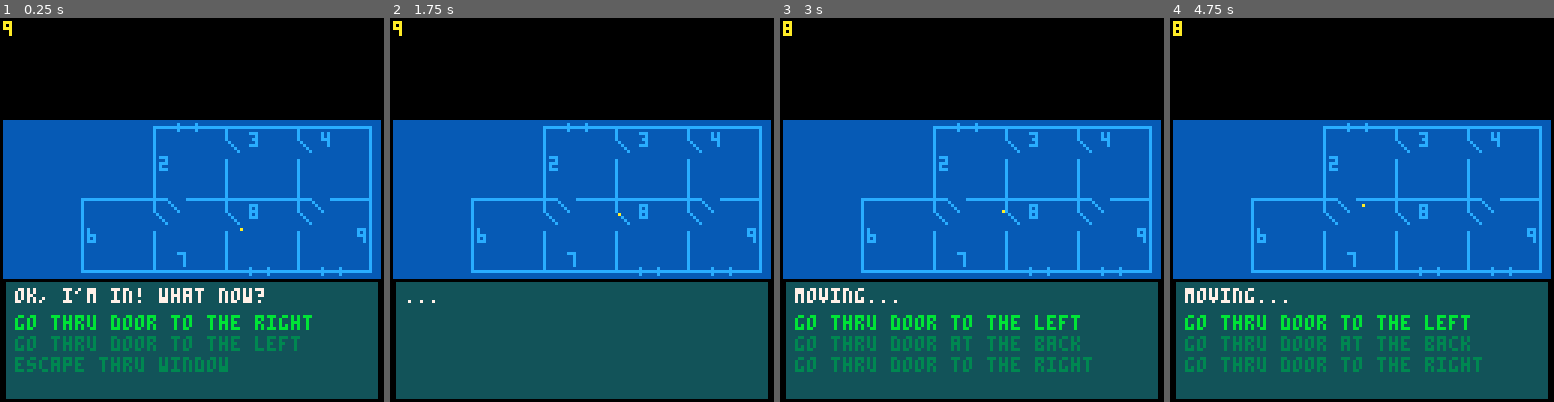
Above: before the commit, frames 1-4 (left to right).
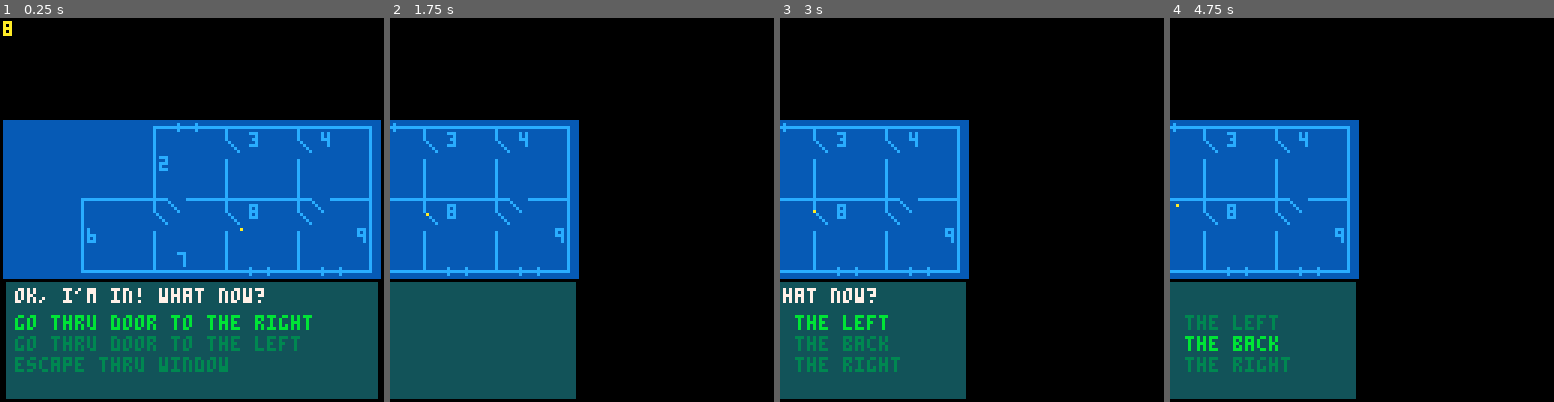
Above: after the commit, the same moments.

Repository: ironchestgames/pico-8-carts
Game: PICO-8 cartridge hackheist.p8
Two runs of this game, one before a commit and one after it. Both use one fixed random seed, a clock stepped at 60 frames per second and the inputs below.
Inputs:
- Up to frame 1 (0.25 s): no input
- Up to frame 2 (1.75 s): tap O (Z key) at 0.7, 1.7 s; hold Right from 1.6 s (still down)
- Up to frame 3 (3 s): release Right at 2.1 s; tap O (Z key) at 2.1, 2.5, 2.9 s; hold Up 2.15-2.42 s; hold Right from 2.47 s (still down)
- Up to frame 4 (4.75 s): release Right at 3.03 s; hold Left 3.08-3.58 s; tap O (Z key) every 0.4 s from 3.3 to 4.5 s; hold Down 3.63-3.97 s; hold Right 4.02-4.68 s; hold Up from 4.73 s (still down)

The runs differ from the first frame. In frame 1, less than 0.1% of the frame differs, in the area x 0-3%, y 3-5%; in frame 2, 39%; in frame 3, 42%; in frame 4, 42%, in the area x 0-100%, y 0-100%.

Commit message:
hackheist - prep for expanding w screens

Diff:
--- a/hackheist.p8
+++ b/hackheist.p8
@@ -115,8 +115,8 @@
 
  local _rooms={}
  for _i=0,9 do
-  _rooms[_i+1]={
-   id=_i+1,
+  _rooms[_i]={
+   id=_i,
    x=(_i%5)*24,
    y=flr(_i/5)*24,
    w=24,
@@ -134,7 +134,7 @@
  local _x=flrrnd(5)
  local _y=flrrnd(2)
 
- partner.room=1+_x+_y*5
+ partner.room=_x+_y*5
 
  local _dirs={-1,1}
  local _i=1
@@ -148,8 +148,8 @@
   end
 
   if _nextx < 5 and _nextx >= 0 and _nexty < 2 and _nexty >= 0 then
-   local _curroom=_rooms[1+_x+_y*5]
-   local _nextroom=_rooms[1+_nextx+_nexty*5]
+   local _curroom=_rooms[_x+_y*5]
+   local _nextroom=_rooms[_nextx+_nexty*5]
 
    if _nexty - _y == 1 then -- down
     _curroom.walls[4][1]={ typ='door', leadsto=_nextroom.id, relative='', xoff=4, yoff=24 }
@@ -205,19 +205,20 @@
   },
  }
 
- for _room in all(_rooms) do
-  for _i=1,4 do
-   local _wall=_room.walls[_i]
+ for _i=0,9 do
+  _room=_rooms[_i]
+  for _j=1,4 do
+   local _wall=_room.walls[_j]
    if not (_wall[1].typ == 'door' or _wall[2].typ == 'door') then
-    _wall[1]={ typ='camera', id=_room.id, xoff=_pos[_i].x, yoff=_pos[_i].y }
+    _wall[1]={ typ='camera', id=_room.id, xoff=_pos[_j].x, yoff=_pos[_j].y }
 
     -- add relative string to doors
-    for _j=1,4 do
-     local _otherwall=_room.walls[_j]
+    for _k=1,4 do
+     local _otherwall=_room.walls[_k]
      if _wall != _otherwall then
       for _item in all(_otherwall) do
        if _item.typ == 'door' then
-        _item.str=_camrelstrs[_i][_j]
+        _item.str=_camrelstrs[_j][_k]
        end
       end
      end
@@ -230,7 +231,8 @@
 
 
  -- add only rooms w doors
- for _room in all(_rooms) do
+ for _i=0,9 do
+  _room=_rooms[_i]
   local _hasdoor
   for _wall in all(_room.walls) do
    if _wall[1].typ == 'door' or _wall[2].typ == 'door' then
@@ -245,7 +247,7 @@
  end
 
  local _min1window
- for _i=1,10 do
+ for _i=0,9 do
   local _room=rooms[_i]
   if _room and (rnd() > .5 or not _min1window) then
    if (_i == 6 or rooms[_i-1] == nil) and _room.walls[1][1].typ != 'camera' then -- west
@@ -266,21 +268,33 @@
 
 end
 
-cursel=1
-menu={}
-
-
+cursels={
+ [-1]=1,
+ [0]=1,
+ [1]=1,
+}
+
+menus={
+ [-1]={},
+ [0]={},
+ [1]={},
+}
+
+screensel=0
 
 function _update60()
 
- -- create menu
- menu={}
+ -- create computer menu
+
+
+ -- create blueprint menu
+ menus[0]={}
  local _escapeadded,_hideadded
  local _curroom=rooms[partner.room]
  for _wall in all(_curroom.walls) do
   for _item in all(_wall) do
    if _item.typ == 'window' and not _escapeadded then
-    add(menu,{
+    add(menus[0],{
      str='escape thru window',
      f=function()
       partner.item=_item
@@ -293,7 +307,7 @@
     _escapeadded=true
 
    elseif _item.typ == 'door' then
-    add(menu,{
+    add(menus[0],{
      str=_item.str,
      f=function()
       partner.item=_item
@@ -307,7 +321,7 @@
    elseif _item.typ == 'computer' then
 
     if _item.loot and partner.state != 'hacking' then
-     add(menu,{
+     add(menus[0],{
       str='hack computer',
       f=function()
        partner.item=_item
@@ -320,7 +334,7 @@
     end
 
     if _hideadded == nil and partner.state != 'prehiding' then
-     add(menu,{
+     add(menus[0],{
       str='hide!',
       f=function()
        partner.item=_item
@@ -336,7 +350,7 @@
  end
 
  if partner.state == 'hiding' then
-  menu={{
+  menus[0]={{
    str='it\'s safe to come out',
    f=function()
     msgstr='ok, i\'m coming out'
@@ -346,7 +360,7 @@
   }}
 
  elseif partner.state == 'unhiding' then
-  menu={{
+  menus[0]={{
    str='hide!',
    f=function()
     partner.item=_item
@@ -356,21 +370,34 @@
   }}
 
  elseif partner.state == 'prehiding' and not partner.ismoving then
-  menu={}
+  menus[0]={}
  elseif partner.state == 'roomchanging' and not partner.ismoving then
-  menu={}
- end
+  menus[0]={}
+ end
+
+ -- create cam menu
+
 
  -- input
+ if btnp(1) then
+  screensel+=1
+ elseif btnp(0) then
+  screensel-=1
+ end
+ screensel=mid(-1,screensel,1)
+
  if btnp(3) then
-  cursel+=1
+  cursels[screensel]+=1
  elseif btnp(2) then
-  cursel-=1
- end
- cursel=mid(1,cursel,#menu)
-
- if btnp(4) and menu[cursel] and menu[cursel].f then
-  menu[cursel].f()
+  cursels[screensel]-=1
+ end
+
+ cursels[screensel]=mid(1,cursels[screensel],#menus[screensel])
+
+ camera(screensel*64,0)
+
+ if btnp(4) and menus[screensel][cursels[screensel]] and menus[screensel][cursels[screensel]].f then
+  menus[screensel][cursels[screensel]].f()
  end
 
  -- update partner
@@ -450,10 +477,13 @@
 function _draw()
  cls(0)
 
+
+ -- draw screen 0
+
  -- draw blueprint
  rectfill(1,34,126,86,15)
 
- for _i=1,10 do
+ for _i=0,9 do
   local _room=rooms[_i]
   if _room then
    local _x=3+_room.x
@@ -466,7 +496,7 @@
  end
 
 
- for _i=1,10 do
+ for _i=0,9 do
   local _room=rooms[_i]
   if _room then
    local _x=3+_room.x
@@ -482,7 +512,7 @@
       print('?',_x+_item.xoff,_y+_item.yoff,7)
 
      elseif _item.typ == 'camera' then
-      print(_item.id-1,_x+_item.xoff,_y+_item.yoff,12)
+      print(_item.id,_x+_item.xoff,_y+_item.yoff,12)
 
      elseif _item.typ == 'window' then
       if _horiz then
@@ -534,7 +564,7 @@
  print(partner.room,1,1,10)
  pset(3+rooms[partner.room].x+partner.xoff,36+rooms[partner.room].y+partner.yoff,10)
 
- -- draw menu
+ -- draw menus[0]
  rectfill(2,88,125,126,2)
 
  -- draw partner message
@@ -543,10 +573,10 @@
  -- draw options
  local _menux,_menuy,_rowoff=5,99,7
 
- for _i=1,#menu do
-  local _item=menu[_i]
+ for _i=1,#menus[0] do
+  local _item=menus[0][_i]
   local _y=_menuy+(_i-1)*_rowoff
-  print(_item.str,_menux,_y,_i == cursel and 11 or 3)
+  print(_item.str,_menux,_y,_i == cursels[0] and 11 or 3)
  end
 
  if partner.state == 'escaped' and partner.c <= 0 then
